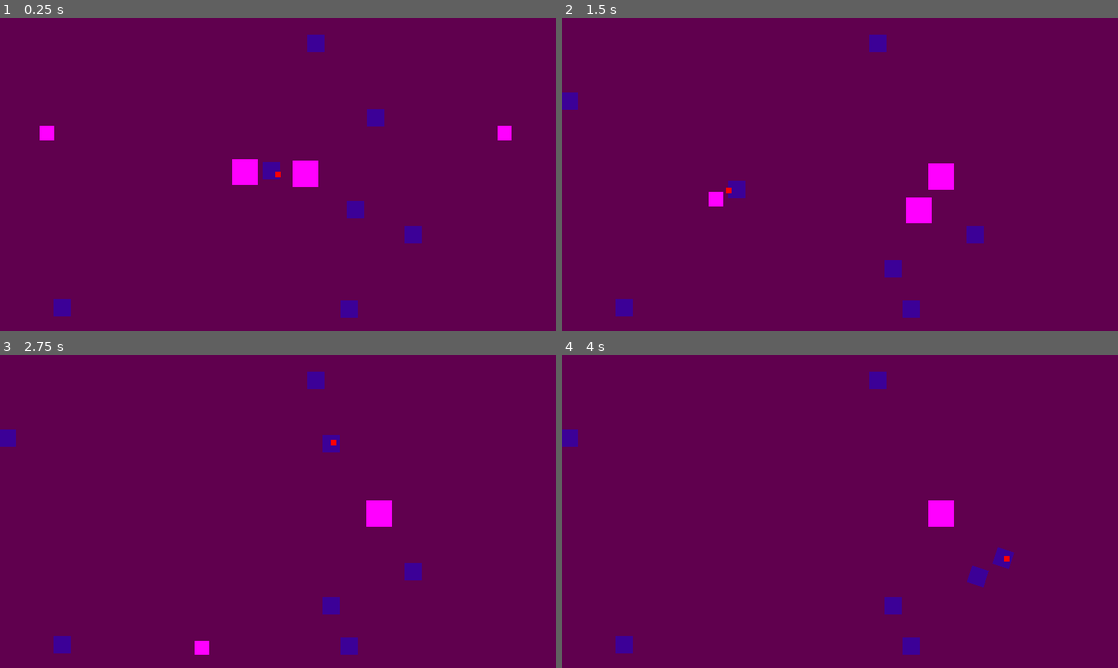
Above: before the commit, frames 1-4 (two rows, left to right).
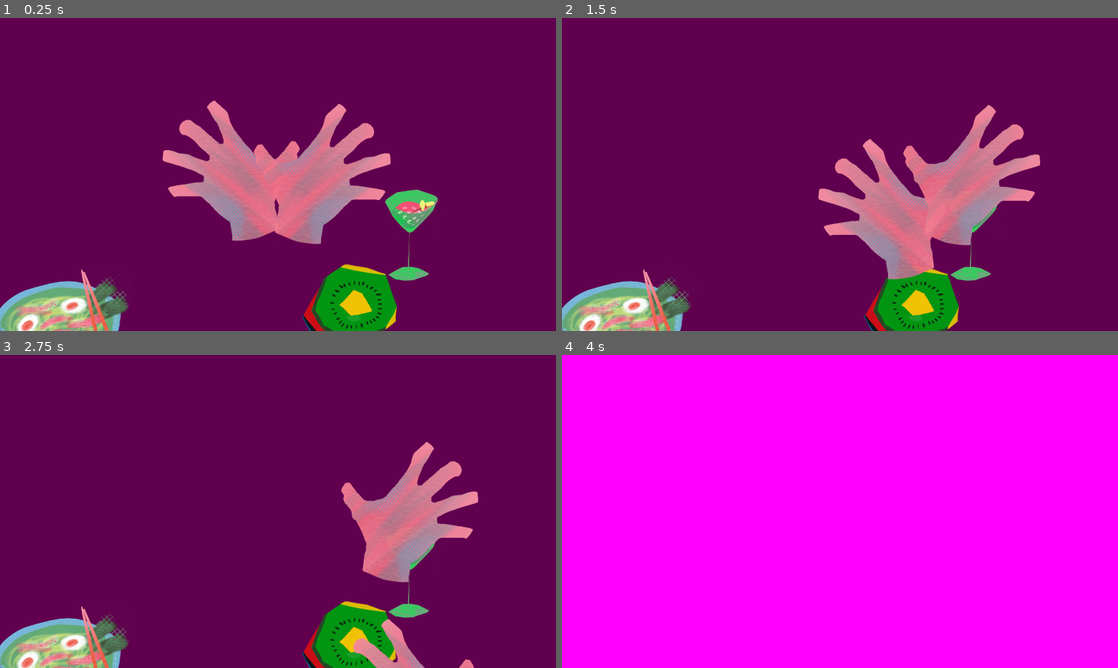
Above: after the commit, the same moments.

Repository: riioze/GameJamFevrier2024
Game: Godot game, scene res://scenes/main.tscn
Same seed, same stepped clock (60 frames per second), same inputs: the game is played once before the commit and once after it.
Inputs (mouse positions are in pixels of both pictures, inside the frame that each line leads up to):
- Up to frame 1 (0.25 s): no input
- Up to frame 2 (1.5 s): tap Enter at 0.5 s; move the mouse to (962, 158) at 0.52 s; hold D (MoveLeftArmToRight) 0.53-1.28 s; move the mouse to (728, 190) at 1.27 s; hold S (MoveLeftArmToBottom) from 1.28 s (still down)
- Up to frame 3 (2.75 s): move the mouse to (333, 442) at 2.02 s; release S (MoveLeftArmToBottom) at 2.03 s; hold D (MoveLeftArmToRight) from 2.03 s (still down)
- Up to frame 4 (4 s): move the mouse to (812, 574) at 2.77 s; tap Space at 3.5 s; move the mouse to (1006, 558) at 3.52 s; release D (MoveLeftArmToRight) at 3.53 s; hold S (MoveLeftArmToBottom) from 3.53 s (still down)

The runs differ from the first frame. In frame 1, 17% of the frame differs, in the area x 0-92%, y 5-100%; in frame 2, 16%; in frame 3, 12%; in frame 4, 100%, in the area x 0-100%, y 0-100%.

Commit message:
texture

Diff:
--- /dev/null
+++ b/scenes/cursor.tscn
@@ -0,0 +1,15 @@
+[gd_scene load_steps=3 format=3 uid="uid://6elxe5geii8t"]
+
+[ext_resource type="Script" path="res://scripts/node/node_follow_cursor.gd" id="1_3qw5s"]
+
+[sub_resource type="PlaceholderTexture2D" id="PlaceholderTexture2D_tw5gg"]
+size = Vector2(20, 20)
+
+[node name="Cursor" type="Node2D"]
+
+[node name="FollowCursor" type="Node2D" parent="."]
+script = ExtResource("1_3qw5s")
+
+[node name="Sprite2D" type="Sprite2D" parent="."]
+modulate = Color(1, 0, 0, 1)
+texture = SubResource("PlaceholderTexture2D_tw5gg")
--- a/scenes/game.tscn
+++ b/scenes/game.tscn
@@ -7,9 +7,13 @@
 [ext_resource type="Resource" uid="uid://do2muwwrnusnv" path="res://resources/grade/Good.tres" id="6_diick"]
 [ext_resource type="Resource" uid="uid://dpp166k3o7m2k" path="res://resources/grade/Bad.tres" id="7_3rfdo"]
 [ext_resource type="Script" path="res://scripts/round_manager.gd" id="8_iq5pv"]
+[ext_resource type="Script" path="res://scripts/eyes.gd" id="9_kbkh5"]
 [ext_resource type="PackedScene" uid="uid://bjiujhb3mbxhn" path="res://scenes/hands/hands.tscn" id="9_siahs"]
 
 [sub_resource type="PlaceholderTexture2D" id="PlaceholderTexture2D_h28pv"]
+size = Vector2(1920, 1080)
+
+[sub_resource type="PlaceholderTexture2D" id="PlaceholderTexture2D_aeog0"]
 size = Vector2(1920, 1080)
 
 [node name="game" type="Node"]
@@ -32,3 +36,9 @@
 script = ExtResource("8_iq5pv")
 
 [node name="hands" parent="." instance=ExtResource("9_siahs")]
+
+[node name="Eyes" type="Sprite2D" parent="."]
+visible = false
+position = Vector2(960, 540)
+texture = SubResource("PlaceholderTexture2D_aeog0")
+script = ExtResource("9_kbkh5")
--- a/scenes/hands/arm.tscn
+++ b/scenes/hands/arm.tscn
@@ -1,9 +1,11 @@
-[gd_scene load_steps=10 format=3 uid="uid://cyj6fe6mcy18o"]
+[gd_scene load_steps=11 format=3 uid="uid://cyj6fe6mcy18o"]
 
 [ext_resource type="Script" path="res://scripts/node/node_follow_node.gd" id="1_b8413"]
 [ext_resource type="Script" path="res://scripts/hands/hand.gd" id="1_exwob"]
 [ext_resource type="Script" path="res://scripts/hands/arm.gd" id="1_ppd22"]
 [ext_resource type="Resource" uid="uid://cx4debxr8x824" path="res://resources/side/Left.tres" id="2_l3emj"]
+[ext_resource type="Texture2D" uid="uid://d3tuo3fyc05xm" path="res://sprites/hand/HandRightFrame2.png" id="5_i2no6"]
+[ext_resource type="Texture2D" uid="uid://nf2i30yc2v1o" path="res://sprites/hand/HandRightFrame3.png" id="6_685kp"]
 
 [sub_resource type="RectangleShape2D" id="RectangleShape2D_iyjdw"]
 size = Vector2(30, 30)
@@ -11,11 +13,8 @@
 [sub_resource type="PlaceholderTexture2D" id="PlaceholderTexture2D_36pam"]
 size = Vector2(700, 30)
 
-[sub_resource type="PlaceholderTexture2D" id="PlaceholderTexture2D_df0e5"]
-size = Vector2(90, 90)
-
 [sub_resource type="CircleShape2D" id="CircleShape2D_hsm8y"]
-radius = 45.0
+radius = 150.0
 
 [sub_resource type="PlaceholderTexture2D" id="PlaceholderTexture2D_rkxan"]
 size = Vector2(50, 50)
@@ -36,7 +35,7 @@
 [node name="Hand" type="Node" parent="."]
 
 [node name="HandSprite" type="Sprite2D" parent="Hand"]
-texture = SubResource("PlaceholderTexture2D_df0e5")
+texture = ExtResource("5_i2no6")
 
 [node name="NodeFollowNode" type="Node" parent="Hand/HandSprite" node_paths=PackedStringArray("followed")]
 script = ExtResource("1_b8413")
@@ -50,6 +49,8 @@
 script = ExtResource("1_exwob")
 elbow_node = NodePath("../../Elbow/Body")
 side = ExtResource("2_l3emj")
+default_texture = ExtResource("5_i2no6")
+closed_texture = ExtResource("6_685kp")
 
 [node name="CollisionShape2D" type="CollisionShape2D" parent="Hand/Body"]
 shape = SubResource("CircleShape2D_hsm8y")
@@ -57,6 +58,7 @@
 [node name="Elbow" type="Node" parent="."]
 
 [node name="ElbowSprite" type="Sprite2D" parent="Elbow"]
+visible = false
 texture = SubResource("PlaceholderTexture2D_rkxan")
 
 [node name="NodeFollowNode" type="Node" parent="Elbow/ElbowSprite" node_paths=PackedStringArray("followed")]
--- a/scenes/stuff.tscn
+++ b/scenes/stuff.tscn
@@ -2,26 +2,24 @@
 
 [ext_resource type="Script" path="res://scripts/stuff/stuff.gd" id="1_sym8t"]
 [ext_resource type="Script" path="res://scripts/node/rigid_follow_node.gd" id="2_4fmqt"]
+[ext_resource type="Texture2D" uid="uid://bijb28icxn5d" path="res://sprites/stuff/KiwiV1.png" id="3_gadkx"]
 
-[sub_resource type="RectangleShape2D" id="RectangleShape2D_78srw"]
-size = Vector2(60, 60)
-
-[sub_resource type="PlaceholderTexture2D" id="PlaceholderTexture2D_rcjph"]
-size = Vector2(60, 60)
+[sub_resource type="CircleShape2D" id="CircleShape2D_be35m"]
+radius = 100.0
 
 [node name="Stuff" type="RigidBody2D"]
 collision_layer = 2
 collision_mask = 2
 gravity_scale = 0.0
 script = ExtResource("1_sym8t")
+hover_scale = 1.2
+pickup_scale = 1.2
 
 [node name="CollisionShape2D" type="CollisionShape2D" parent="."]
-shape = SubResource("RectangleShape2D_78srw")
+shape = SubResource("CircleShape2D_be35m")
 
 [node name="Sprite2D" type="Sprite2D" parent="."]
-modulate = Color(0.235294, 0.733333, 0.592157, 1)
-texture = SubResource("PlaceholderTexture2D_rcjph")
+texture = ExtResource("3_gadkx")
 
 [node name="RigidFollowNode" type="Node" parent="."]
 script = ExtResource("2_4fmqt")
-speed = 100000.0
--- a/scenes/stuffs.tscn
+++ b/scenes/stuffs.tscn
@@ -1,28 +1,10 @@
 [gd_scene load_steps=5 format=3 uid="uid://bkjy1n2vkd507"]
 
-[ext_resource type="PackedScene" uid="uid://vpqhsiin2c57" path="res://scenes/stuff.tscn" id="1_2task"]
 [ext_resource type="Script" path="res://scripts/stuff/stuff_manager.gd" id="1_gbr6t"]
-[ext_resource type="Script" path="res://scripts/node/node_follow_cursor.gd" id="3_m20fo"]
-
-[sub_resource type="PlaceholderTexture2D" id="PlaceholderTexture2D_tw5gg"]
-size = Vector2(20, 20)
+[ext_resource type="Texture2D" uid="uid://7ufvtrtnvcj8" path="res://sprites/stuff/Cocktail.png" id="2_1pgm4"]
+[ext_resource type="Texture2D" uid="uid://bijb28icxn5d" path="res://sprites/stuff/KiwiV1.png" id="3_5fm6y"]
+[ext_resource type="Texture2D" uid="uid://bq4kx1cqkdmqi" path="res://sprites/stuff/Ramen.png" id="4_tj0mk"]
 
 [node name="stuffs" type="Node"]
 script = ExtResource("1_gbr6t")
-
-[node name="stuff" parent="." instance=ExtResource("1_2task")]
-
-[node name="RigidFollowNode" parent="stuff" index="2" node_paths=PackedStringArray("followed")]
-followed = NodePath("../../Cursor")
-speed = 1000.0
-
-[node name="Cursor" type="Node2D" parent="."]
-
-[node name="FollowCursor" type="Node2D" parent="Cursor"]
-script = ExtResource("3_m20fo")
-
-[node name="Sprite2D" type="Sprite2D" parent="Cursor"]
-modulate = Color(1, 0, 0, 1)
-texture = SubResource("PlaceholderTexture2D_tw5gg")
-
-[editable path="stuff"]
+texture_list = Array[Texture]([ExtResource("2_1pgm4"), ExtResource("3_5fm6y"), ExtResource("4_tj0mk")])
--- /dev/null
+++ b/scripts/eyes.gd
@@ -0,0 +1,13 @@
+class_name Eyes extends Sprite2D
+
+var closed_duration = 1
+
+func close() -> bool:
+	visible = true
+	await TimeManager.sleep(closed_duration)
+	return true
+
+func open() -> bool:
+	await TimeManager.sleep(closed_duration)
+	visible = false
+	return true
--- a/scripts/game_manager.gd
+++ b/scripts/game_manager.gd
@@ -2,11 +2,12 @@
 
 @onready var stuff_manager : StuffManager = $stuffs
 @onready var sanity_manager : SanityManager = $sanity
+@onready var eyes : Eyes = $Eyes
 
-var recognition_phase_duration: float = 1
+var recognition_phase_duration: float = 3
 var ordering_phase_duration: float = 1
+var black_screen_duration: float = 1
 
-# Called when the node enters the scene tree for the first time.
 func _ready():
 	process_round()
 
@@ -16,7 +17,9 @@
 func process_round():
 	stuff_manager.round_setup()
 	await TimeManager.sleep(recognition_phase_duration)
+	await eyes.close()
 	stuff_manager.scramble_stuff(2)
+	await eyes.open()
 	await TimeManager.sleep(ordering_phase_duration)
 	stuff_manager.check_stuff_list_positions()
 
--- a/scripts/hands/hand.gd
+++ b/scripts/hands/hand.gd
@@ -27,9 +27,15 @@
 var old_closest_stuff : Stuff
 var picked_stuff : Stuff
 
-@export var pickup_distance : float = 50
+@export var pickup_distance : float = 150
+
+@export var default_texture : Texture
+@export var closed_texture : Texture
+@onready var sprite : Sprite2D = $"../HandSprite"
 
 func _ready():
+	sprite.flip_h = side.is_mirrored
+	sprite.texture = default_texture
 	hand_origin += side.multiplicator * Vector2(hand_separation_origin,0)
 	shoulder_origin += side.multiplicator * Vector2(shoulder_separation_origin,0)
 	teleport_position = hand_origin
@@ -72,10 +78,15 @@
 
 	elbow_node.position = Math.circle_intersections(position,shoulder_origin,forearm_lenght,arm_lenght)[side.elbow_id]
 
-	closest_stuff = get_closest_stuff()
-	if closest_stuff != old_closest_stuff:
-		if old_closest_stuff != null: old_closest_stuff.unhover()
-		if closest_stuff != null: closest_stuff.hover()
+	if picked_stuff == null:
+		closest_stuff = get_closest_stuff()
+		if closest_stuff != old_closest_stuff:
+			if old_closest_stuff != null:
+				old_closest_stuff.unhover()
+				old_closest_stuff = null
+			if closest_stuff != null:
+				closest_stuff.hover()
+				old_closest_stuff = closest_stuff
 
 func _physics_process(delta):
 	set_linear_velocity(delta*speed*input_direction)
@@ -90,8 +101,10 @@
 	if picked_stuff == null : return
 	picked_stuff.let_go()
 	picked_stuff = null
+	sprite.texture = default_texture
 
 func pick_up():
 	if closest_stuff == null : return
-	closest_stuff.pick_up(self)
 	picked_stuff = closest_stuff
+	picked_stuff.pick_up(self)
+	sprite.texture = closed_texture
--- a/scripts/node/rigid_follow_node.gd
+++ b/scripts/node/rigid_follow_node.gd
@@ -12,11 +12,13 @@
 		_follow(delta)
 
 func _follow(delta : float) -> void:
-	var distance = parent.position.distance_to(followed.position)
+	var pos1 = parent.global_position
+	var pos2 = followed.global_position
+	var distance = pos1.distance_to(pos2)
 	var target_velocity : Vector2 = Vector2.ZERO
 
 	if approximation_distance < distance:
-		var diretion : Vector2 = parent.position.direction_to(followed.position)
+		var diretion : Vector2 = pos1.direction_to(pos2)
 		target_velocity = diretion * distance * speed * delta
 
 	parent.linear_velocity = lerp(parent.linear_velocity, target_velocity, acceleration)
--- a/scripts/stuff/stuff.gd
+++ b/scripts/stuff/stuff.gd
@@ -1,6 +1,6 @@
 class_name Stuff extends RigidBody2D
 
-@export var sprite : Resource
+#@export var texture_list : Array[Texture]
 @onready var sprite_node : Sprite2D = $Sprite2D
 @export_range(0,1) var table_friction : float = 0.2
 @export_range(0,1) var air_friction : float = 0.01
@@ -8,11 +8,25 @@
 var teleport_position : Vector2 = Vector2.ZERO
 var is_teleporting: bool = false
 
+var is_changing_scale : bool = false
+
+var new_scale : float :
+	set(value):
+		#is_changing_scale =
+		get_child(0).scale = Vector2.ONE * value
+		get_child(1).scale = Vector2.ONE * value
+		new_scale = value
+
 @export var hover_scale : float = 1.5
 @export var pickup_scale : float = 2
 @onready var follow_node : RigidFollowNode = $RigidFollowNode
 
+var is_picked_up : bool = false
+
 var is_airborn : bool = false
+
+#func _ready():
+	#sprite_node.texture = texture_list.pick_random()
 
 func _integrate_forces(state):
 	if is_teleporting:
@@ -31,17 +45,23 @@
 	linear_velocity = lerp(linear_velocity, Vector2.ZERO, friction)
 
 func hover():
-	scale = Vector2.ONE * hover_scale
+	#print("hover")
+	new_scale = hover_scale
 
 func unhover():
-	scale = Vector2.ONE
+	#print("hunover")
+	new_scale = 1
 
 func pick_up(hand : Hand):
-	scale = Vector2.ONE * pickup_scale
+	#print("pick up")
+	is_picked_up = true
 	follow_node.active = true
 	follow_node.followed = hand
+	new_scale = pickup_scale
 
 func let_go():
-	scale = Vector2.ONE
+	#print("let go")
+	is_picked_up = false
 	follow_node.active = false
 	follow_node.followed = null
+	new_scale = 1
--- a/scripts/stuff/stuff_manager.gd
+++ b/scripts/stuff/stuff_manager.gd
@@ -7,6 +7,8 @@
 var stuff_count : int = 6
 
 signal incr_sanity_signal(grade : Grade)
+
+@export var texture_list : Array[Texture]
 
 @onready var stuff_scene : Resource = preload("res://scenes/stuff.tscn")
 
@@ -43,6 +45,7 @@
 	return id_list
 
 func round_setup() -> void:
+	stuff_count = min(texture_list.size(), stuff_count)
 	stuff_list = make_stuff_list(stuff_count)
 	initial_position_list = make_position_list(stuff_count)
 	place_stuff(stuff_list,initial_position_list)
@@ -68,9 +71,15 @@
 		stuff_list[i].position = position_list[i]
 
 func make_stuff_list(count : int) -> Array[Stuff]:
+	var texture_list_copy = texture_list.duplicate()
 	var new_stuff_list : Array[Stuff] = []
 	for i in range(count):
-		new_stuff_list.append(make_stuff())
+		var new_stuff : Stuff = make_stuff()
+		var texture_id : int = randi_range(0,texture_list_copy.size()-1)
+		var texture : Texture = texture_list_copy[texture_id]
+		texture_list_copy.remove_at(texture_id)
+		new_stuff.sprite_node.texture = texture
+		new_stuff_list.append(new_stuff)
 	return new_stuff_list
 
 func make_stuff() -> Stuff:
Not shown: 1 places in scenes/game.tscn that only renumber resources
Binary file added: sprites/hand/HandRightFrame1.png
Not shown, added: sprites/hand/HandRightFrame1.png.import
Binary file added: sprites/hand/HandRightFrame2.png
Not shown, changed: sprites/hand/HandRightFrame2.png.import
Binary file added: sprites/hand/HandRightFrame3.png
Not shown, added: sprites/hand/HandRightFrame3.png.import
Renamed: scripts/Cocktail.png -> sprites/stuff/Cocktail.png
Not shown, added: sprites/stuff/Cocktail.png.import
Binary file added: sprites/stuff/KiwiV1.png
Not shown, added: sprites/stuff/KiwiV1.png.import
Binary file added: sprites/stuff/Ramen.png
(and 3 more such lines)
